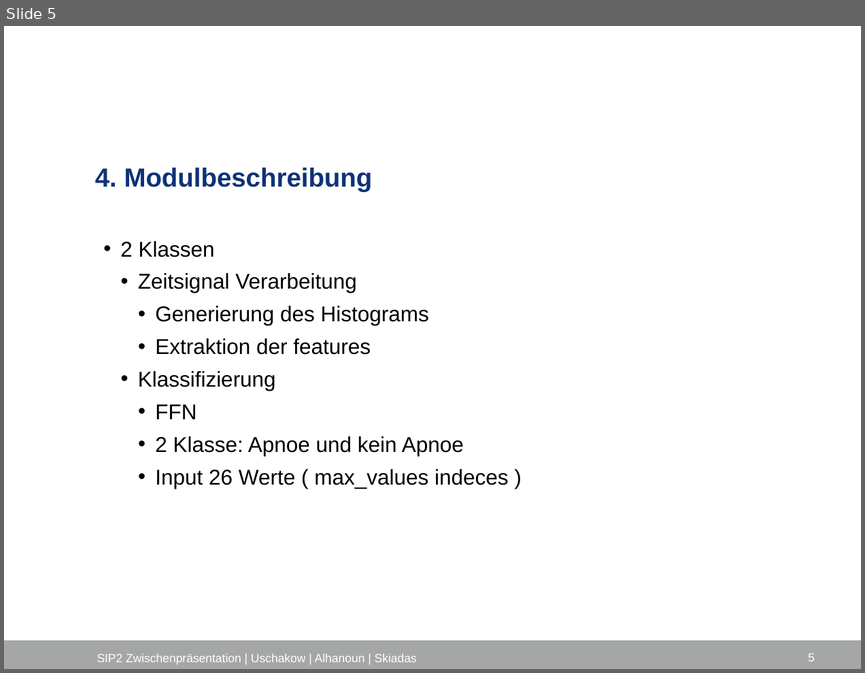
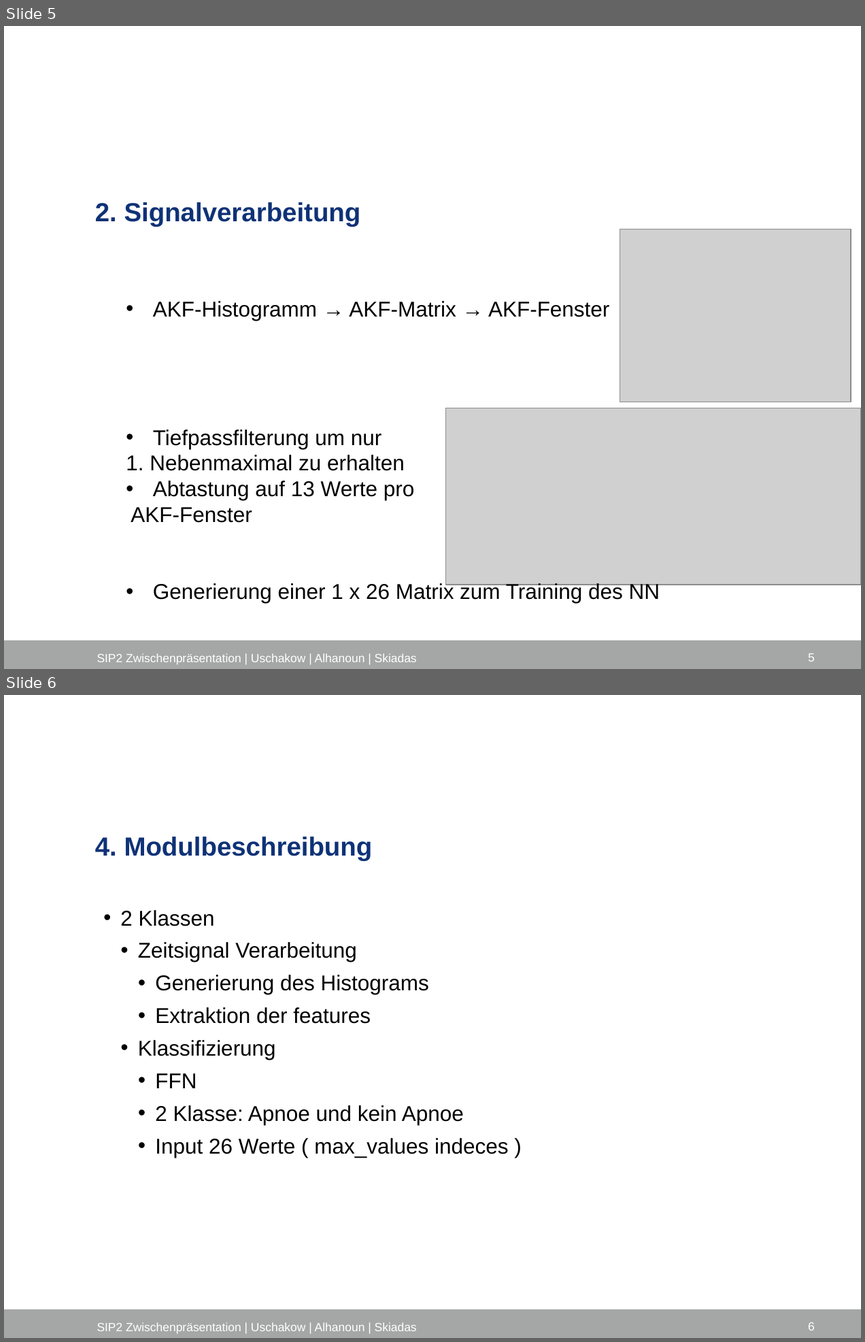
Before and after one commit to Edwardha92/SIP2, a slide deck: docs/final_documentation/Präsi_vonAlexgeändert.pptx. Shown one above the other, each under a label of ours: slide 5 before the commit, slides 5 and 6 after it. The pictures are 865x673 and 865x1342 pixels, drawn with LibreOffice and Linux fonts; fonts in the diff are those of the drawing; grey boxes stand for pictures; background and template pictures are left out. Boxes give left, top, right and bottom in pixels: in the first picture for what was removed or moved away, otherwise in the second. Text is boxed around its words. In the diff, an @@ line names an element or a change of style, - is before the commit and + after.

```diff
--- a/docs/final_documentation/Präsi_vonAlexgeändert.pptx
+++ b/docs/final_documentation/Präsi_vonAlexgeändert.pptx
@@ slide 5 added at box(4, 26, 861, 669), background #FFFFFF; not listed: 1 template element that a slide beside it also shows @@
@@ title added at box(95, 202, 361, 227), 22 pt, text #0F3277, bold @@
+2. Signalverarbeitung
@@ picture added at box(620, 229, 851, 402) @@
@@ text added at box(126, 301, 660, 603), 18 pt, text #000000 @@
+  • AKF-Histogramm → AKF-Matrix → AKF-Fenster
+  • Tiefpassfilterung um nur
+  1. Nebenmaximal zu erhalten
+  • Abtastung auf 13 Werte pro
+  AKF-Fenster
+  • Generierung einer 1 x 26 Matrix zum Training des NN
@@ picture added at box(446, 408, 861, 585) @@
@@ text added at box(97, 653, 417, 665), 10 pt, text #FFFFFF @@
+SIP2 Zwischenpräsentation | Uschakow | Alhanoun | Skiadas
@@ page number added at box(808, 653, 815, 661), 10 pt, text #FFFFFF @@
+5
@@ what was slide 5 is now slide 6 @@
```
Also in this commit, not shown: 3 slides changed, 1 other file.
